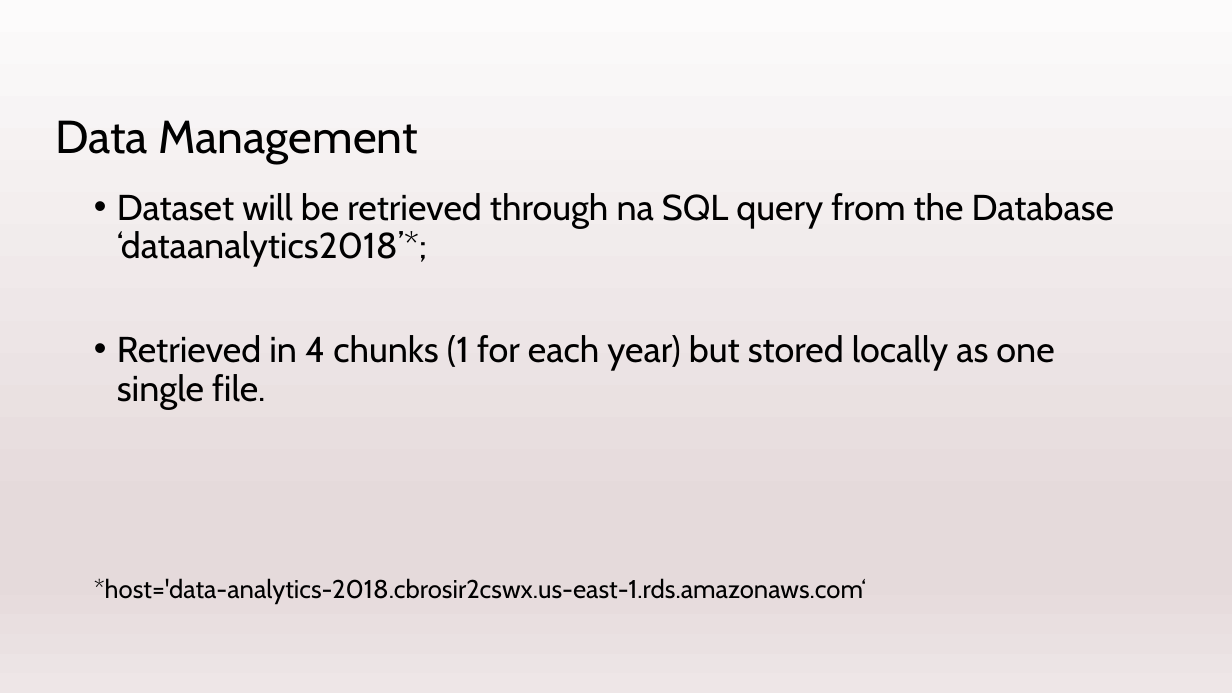
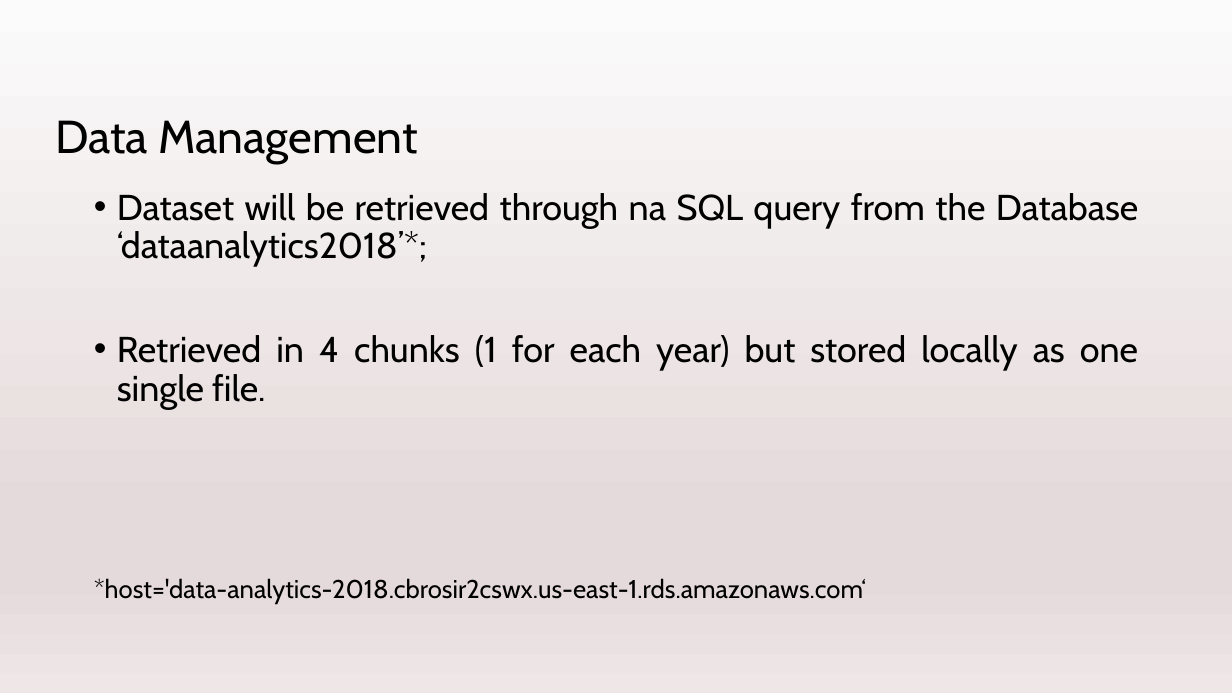
Before and after one commit to TomeBorges/IoT_Deep_Analytics_Visualization, a slide deck: slide 5 of Task1/Task1_ppt.pptx. Drawn at 1232x693 pixels with LibreOffice and Linux fonts; fonts in the diff are those of the drawing. Boxes give left, top, right and bottom in pixels: in the first picture for what was removed or moved away, otherwise in the second. Text is boxed around its words. In the diff, an @@ line names an element or a change of style, - is before the commit and + after.

```diff
--- a/Task1/Task1_ppt.pptx
+++ b/Task1/Task1_ppt.pptx
@@ text at <box>117,193,1138,409</box>: alignment left to justified @@
```
Also in this commit, not shown: 9 other slides changed, 2 other files.
